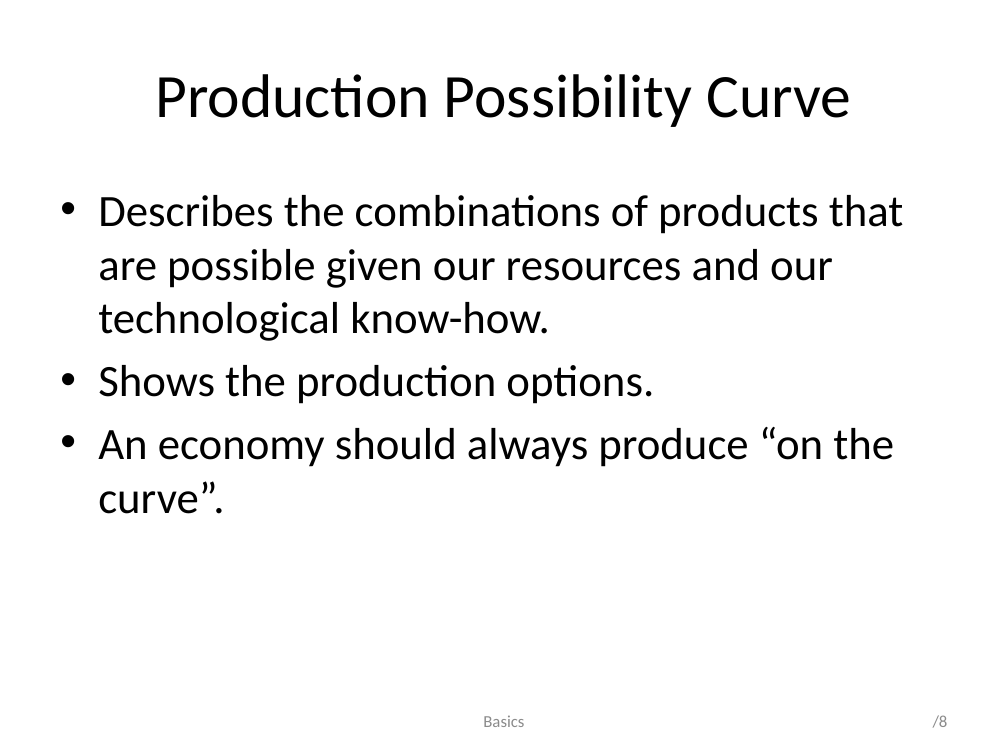
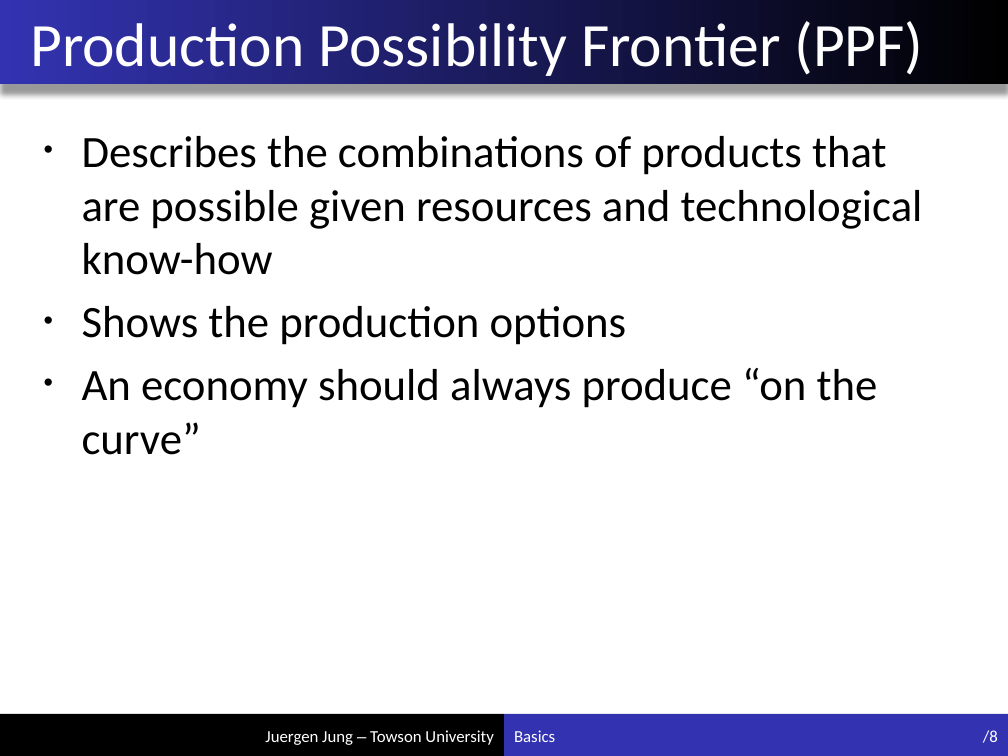
Before and after one commit to juejung/juejung.github.io, a slide deck: slide 8 of jdocs/Macro1/basics1_4.pptx. Drawn at 1008x756 pixels with LibreOffice and Linux fonts; fonts in the diff are those of the drawing. Boxes give left, top, right and bottom in pixels: in the first picture for what was removed or moved away, otherwise in the second. Text is boxed around its words. In the diff, an @@ line names an element or a change of style, - is before the commit and + after.

Commit message:
add new formatting to slides

```diff
--- a/jdocs/Macro1/basics1_4.pptx
+++ b/jdocs/Macro1/basics1_4.pptx
@@ rectangle added at (0,0,1008,84), fill gradient #000000 to #3333B2 @@
@@ title at (30,21,923,76): text changed; text colour #000000 to #F0F0F0 @@
-Production Possibility Curve
+Production Possibility Frontier (PPF)
@@ text at (82,136,923,455): text changed @@
-• Describes the combinations of products that are possible given our resources and our technological know-how.
-• Shows the production options.
-• An economy should always produce “on the curve”.
+• Describes the combinations of products that are possible given resources and technological know-how
+• Shows the production options
+• An economy should always produce “on the curve”
@@ rectangle added at (0,714,504,756), fill #000000 @@
@@ text "Basics": place and size @@
-text "Basics" at (483,715,524,727)
+text "Basics" at (514,730,555,742)
@@ text "Basics" at (514,730,555,742): text colour #8C8C8C to #F0F0F0; alignment centre to left @@
@@ rectangle added at (504,714,1008,756), fill #3333B2 @@
@@ page number: place and size @@
-page number at (933,715,948,728)
+page number at (983,730,998,743)
@@ page number at (983,730,998,743): text colour #8C8C8C to #F0F0F0 @@
@@ text added at (265,730,493,745), 12 pt, text #F0F0F0 @@
+Juergen Jung – Towson University
```
Also in this commit, not shown: 47 other slides changed, 3 other files.
